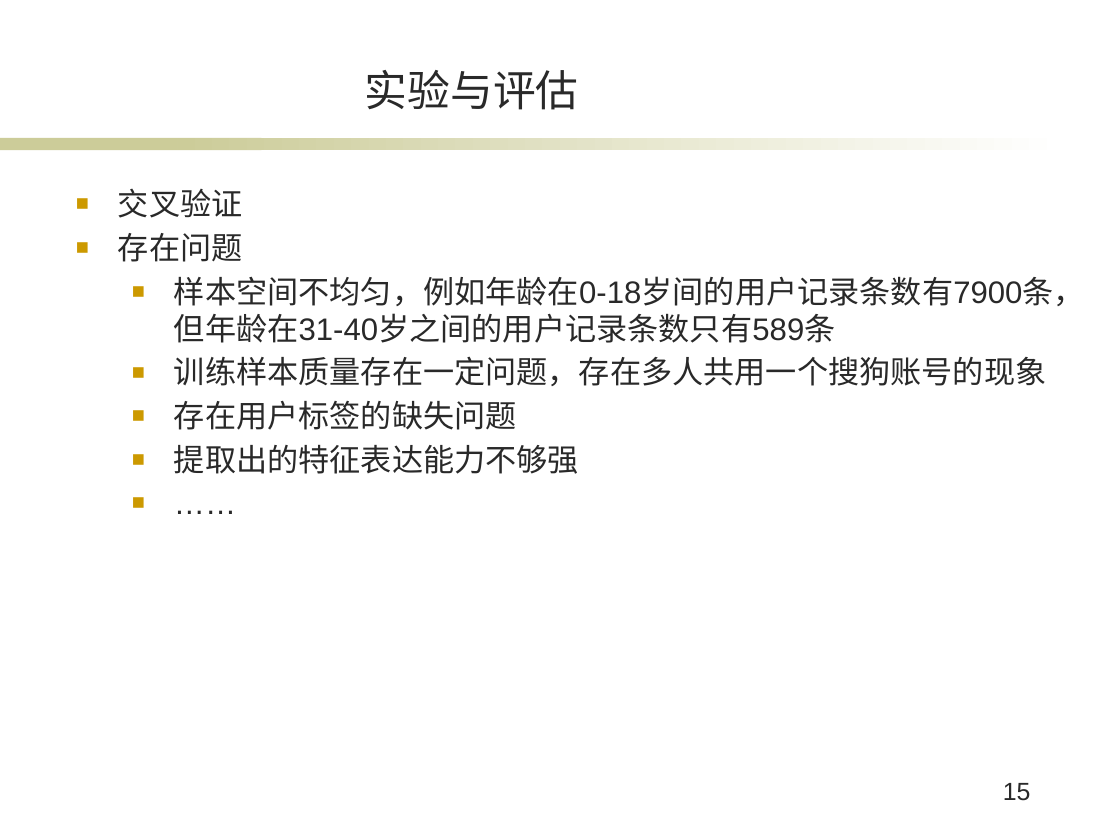
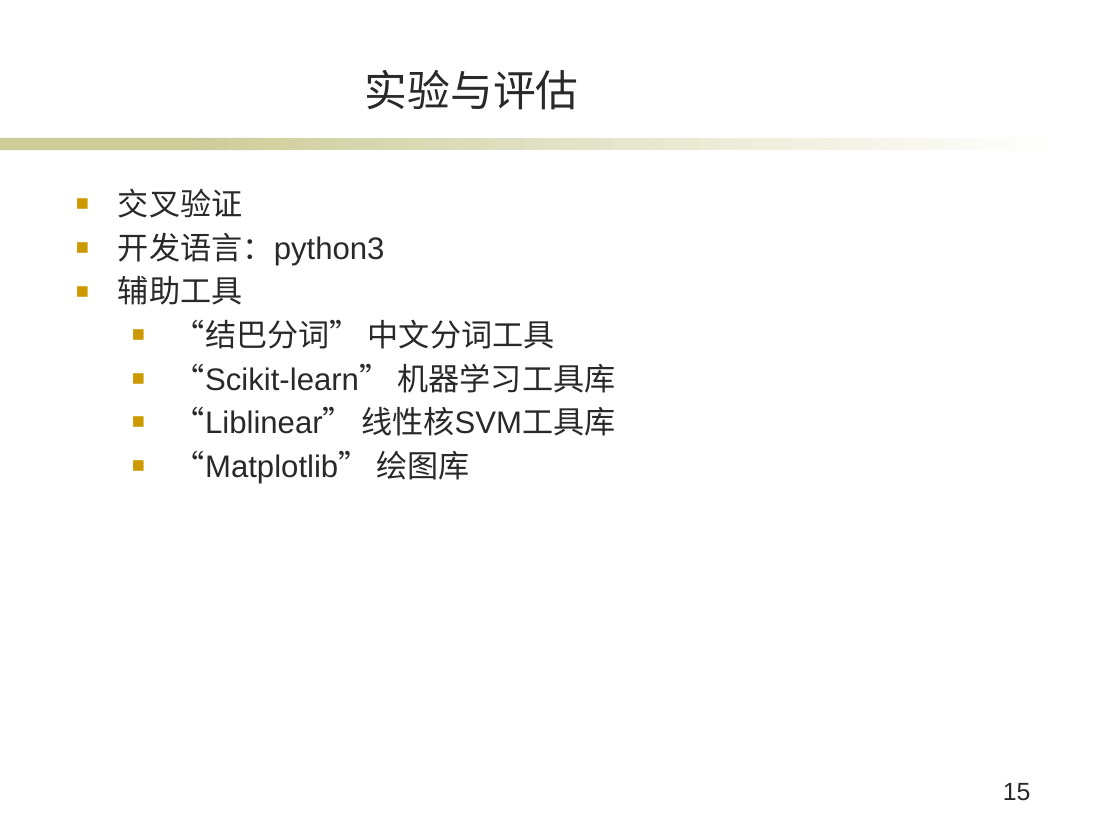
Before and after one commit to XuanBQ/SogouClientsPredict, a slide deck: slide 15 of bq_毕业答辩.pptx. Drawn at 1120x840 pixels with LibreOffice and Linux fonts; fonts in the diff are those of the drawing; background and template pictures are left out. Boxes give left, top, right and bottom in pixels: in the first picture for what was removed or moved away, otherwise in the second. Text is boxed around its words. In the diff, an @@ line names an element or a change of style, - is before the commit and + after.

```diff
--- a/bq_毕业答辩.pptx
+++ b/bq_毕业答辩.pptx
@@ text at bbox=[118, 233, 616, 484]: text changed @@
-■ 存在问题
-  ■ 样本空间不均匀，例如年龄在0-18岁间的用户记录条数有7900条，但年龄在31-40岁之间的用户记录条数只有589条
-  ■ 训练样本质量存在一定问题，存在多人共用一个搜狗账号的现象
-  ■ 存在用户标签的缺失问题
-  ■ 提取出的特征表达能力不够强
-  ■ ……
+■ 开发语言：python3
+■ 辅助工具
+  ■ “结巴分词” 中文分词工具
+  ■ “Scikit-learn” 机器学习工具库
+  ■ “Liblinear” 线性核SVM工具库
+  ■ “Matplotlib” 绘图库
```
Also in this commit, not shown: 5 other slides changed, 3 other files.
